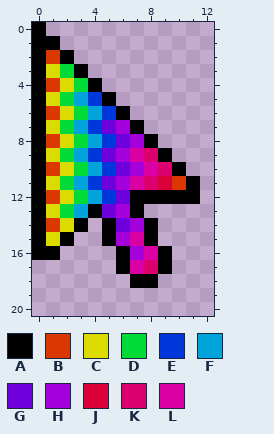
Two states of a pixel-art sprite, cursor.png. The first picture shows the starting point.
The file is 32x32 pixels. Colours within 5 levels of each other are drawn and written as one. Shown: x 0..12, y 0..20.
Palette (. is transparent): A #000000  B #db3700  C #dbdb00  D #00db37  E #0037db  F #00a4db  G #6e00db  H #a400db  J #db0037  K #db006e  L #db00a4
Pixels before, first column x 0:
 0 A...........
 1 AA..........
 2 ABA.........
 3 ACDA........
 4 ABCDA.......
 5 ACDFEA......
 6 ABCDFEA.....
 7 ACDFEGHA....
 8 ABCDFEGHA...
 9 ACDFEGHLKA..
10 ABCDFEGHLKA.
11 ACDFEGHLKJBA
12 ABCDFEGAAAAA
13 ACDFAGHA....
14 ABCA.AGHA...
15 ACA..AHLA...
16 AA....AHLA..
17 ......ALKA..
18 .......AA...
After the commit:
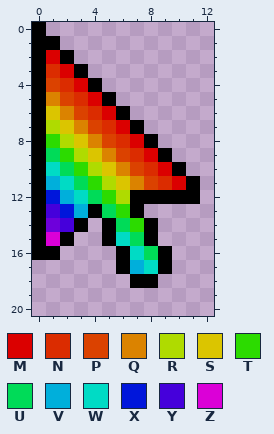
Colours new in this view: M #db0000  N #db2c00  P #db4200  Q #db8300  R #afdb00  S #dbc500  T #2cdb00  U #00db58  V #00afdb  W #00dbc5  X #0016db  Y #4500db  Z #db00d7
From old to new:
Changed rows in their new state; - is an unchanged pixel.
first column x 1:
 2 M---------
 3 NM--------
 4 PNM-------
 5 QPNM------
 6 SQPNM-----
 7 RSQPNM----
 8 TRSQPNM---
 9 UTRSQPNM--
10 WUTRSQPNM-
11 VWUTRSQPNM
12 XVWUTR----
13 YXV-UT----
14 GY---UT---
15 Z----WU---
16 ------WU--
17 ------VW--
